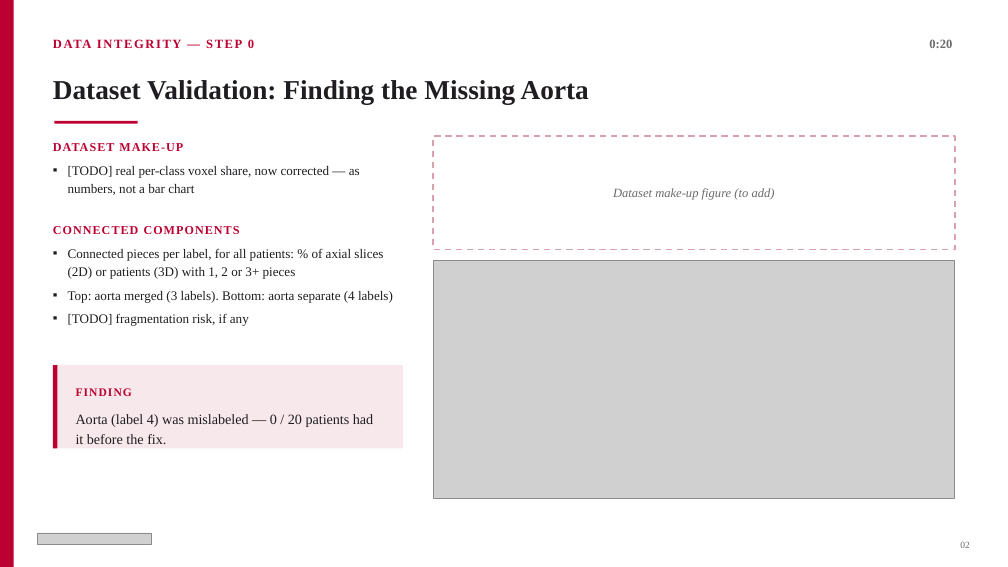
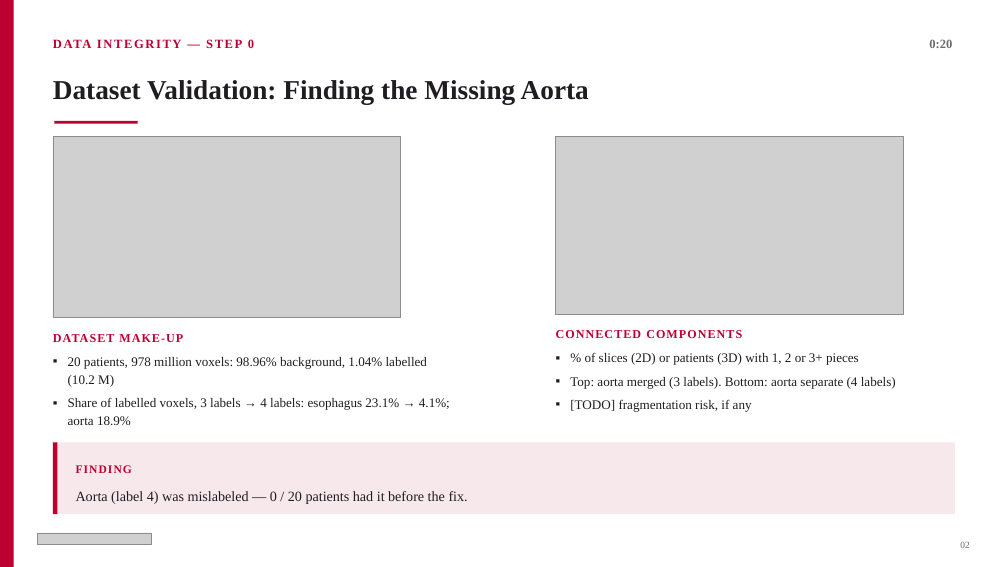
Before and after one commit to HKervadec/ai4mi_project, a slide deck: slide 3 of deck/midproject_outline.pptx. Drawn at 1008x567 pixels with LibreOffice and Linux fonts; fonts in the diff are those of the drawing; grey boxes stand for pictures. Boxes give left, top, right and bottom in pixels: in the first picture for what was removed or moved away, otherwise in the second. Text is boxed around its words. In the diff, an @@ line names an element or a change of style, - is before the commit and + after.

Commit message:
Deck: make-up rings and connected components side by side on validation slide

```diff
--- a/deck/midproject_outline.pptx
+++ b/deck/midproject_outline.pptx
@@ picture added at [53, 136, 401, 318] @@
@@ rectangle removed at [433, 136, 955, 250] @@
@@ picture added at [556, 136, 904, 315] @@
@@ text removed at [68, 166, 360, 195] @@
-▪ [TODO] real per-class voxel share, now corrected — as numbers, not a bar chart
@@ text removed at [613, 188, 775, 200] @@
-Dataset make-up figure (to add)
@@ picture removed at [433, 261, 955, 498] @@
@@ text "DATASET MAKE-UP": place and size @@
-text "DATASET MAKE-UP" at [53, 143, 183, 151]
+text "DATASET MAKE-UP" at [53, 334, 183, 342]
@@ text "CONNECTED COMPONENTS": place and size @@
-text "CONNECTED COMPONENTS" at [53, 226, 240, 234]
+text "CONNECTED COMPONENTS" at [556, 330, 742, 338]
@@ text added at [68, 357, 450, 425], 12.5 pt, text #1F1D21 @@
+▪ 20 patients, 978 million voxels: 98.96% background, 1.04% labelled (10.2 M)
+▪ Share of labelled voxels, 3 labels → 4 labels: esophagus 23.1% → 4.1%; aorta 18.9%
@@ text "% of slices (2D) or ...": place and size @@
-text "% of slices (2D) or ..." at [68, 248, 393, 326]
+text "% of slices (2D) or ..." at [570, 352, 896, 389]
@@ text at [585, 352, 859, 365]: text changed @@
-▪ Connected pieces per label, for all patients: % of axial slices (2D) or patients (3D) with 1, 2 or 3+ pieces
+▪ % of slices (2D) or patients (3D) with 1, 2 or 3+ pieces
@@ rectangle removed at [53, 365, 403, 448] @@
@@ rectangle: place and size @@
-rectangle at [53, 365, 57, 448]
+rectangle at [53, 442, 57, 514]
@@ rectangle added at [53, 442, 955, 514], fill #F7E8EC @@
@@ text "FINDING": place and size @@
-text "FINDING" at [76, 388, 132, 396]
+text "FINDING" at [76, 465, 132, 473]
@@ text "Aorta (label 4) was mislabeled ..." rewrapped from [76, 414, 373, 444] to [76, 491, 468, 504] @@
```
